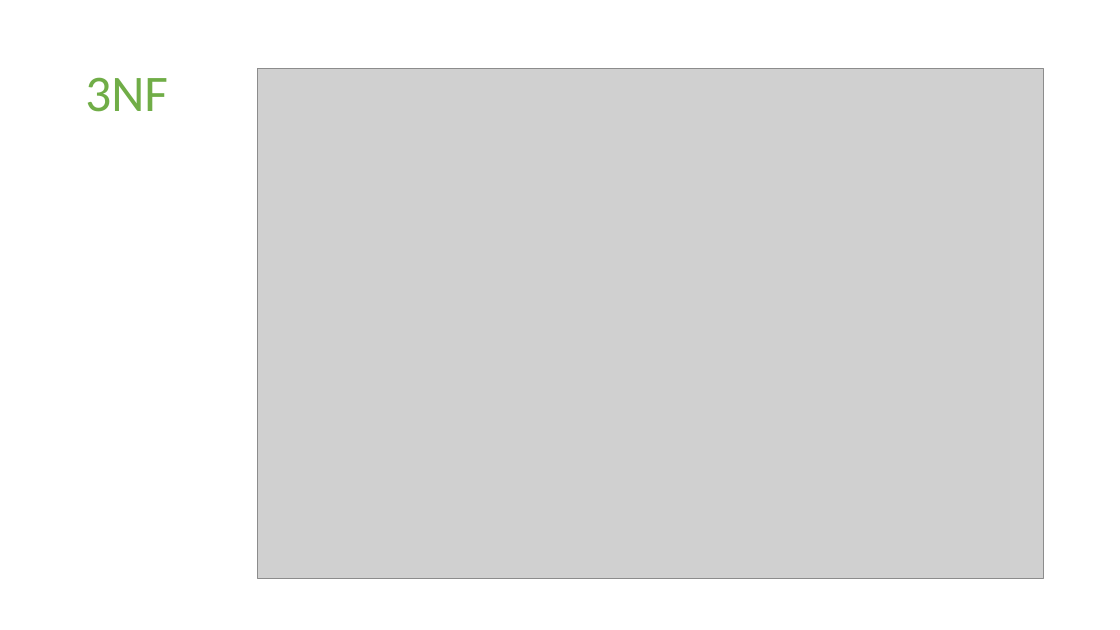
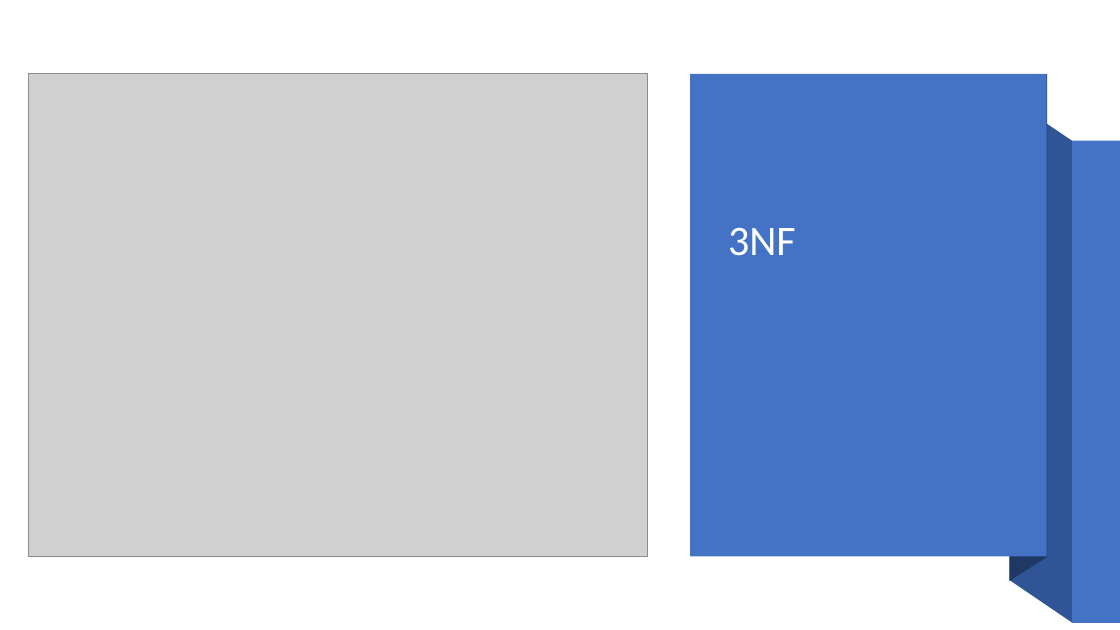
Before and after one commit to 06012021-dotnet-uta/ChristianRomeroP0, a slide deck: slide 3 of Study/P0 Presentation.pptx (slide 12 before the commit). Drawn at 1120x630 pixels with LibreOffice and Linux fonts; fonts in the diff are those of the drawing; grey boxes stand for pictures. Boxes give left, top, right and bottom in pixels: in the first picture for what was removed or moved away, otherwise in the second. Text is boxed around its words. In the diff, an @@ line names an element or a change of style, - is before the commit and + after.

```diff
--- a/Study/P0 Presentation.pptx
+++ b/Study/P0 Presentation.pptx
@@ picture resized from (x1=258, y1=69, x2=1044, y2=579) to (x1=29, y1=74, x2=647, y2=556) @@
@@ rectangle added at (x1=691, y1=74, x2=1047, y2=556), fill #4472C4 @@
@@ freeform shape added at (x1=1010, y1=74, x2=1048, y2=581), fill #203864 @@
@@ title "3NF" moved from (x1=85, y1=77, x2=168, y2=112) to (x1=728, y1=227, x2=796, y2=256) @@
@@ title "3NF" at (x1=728, y1=227, x2=796, y2=256): size 44 to 36 pt, text colour #70AD47 to #FFFFFF; vertical alignment middle to bottom @@
@@ freeform shape added at (x1=1010, y1=98, x2=1073, y2=623), fill #2F5597 @@
@@ rectangle added at (x1=1072, y1=140, x2=1120, y2=623), fill #4472C4 @@
```
Also in this commit, not shown: 2 other slides changed, 6 other files.
